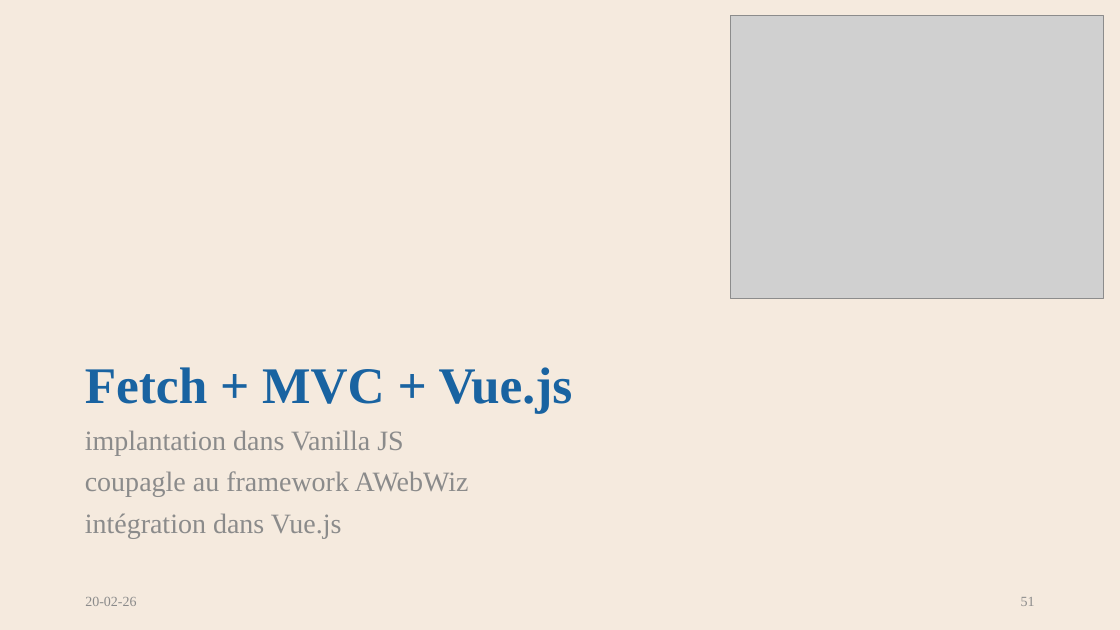
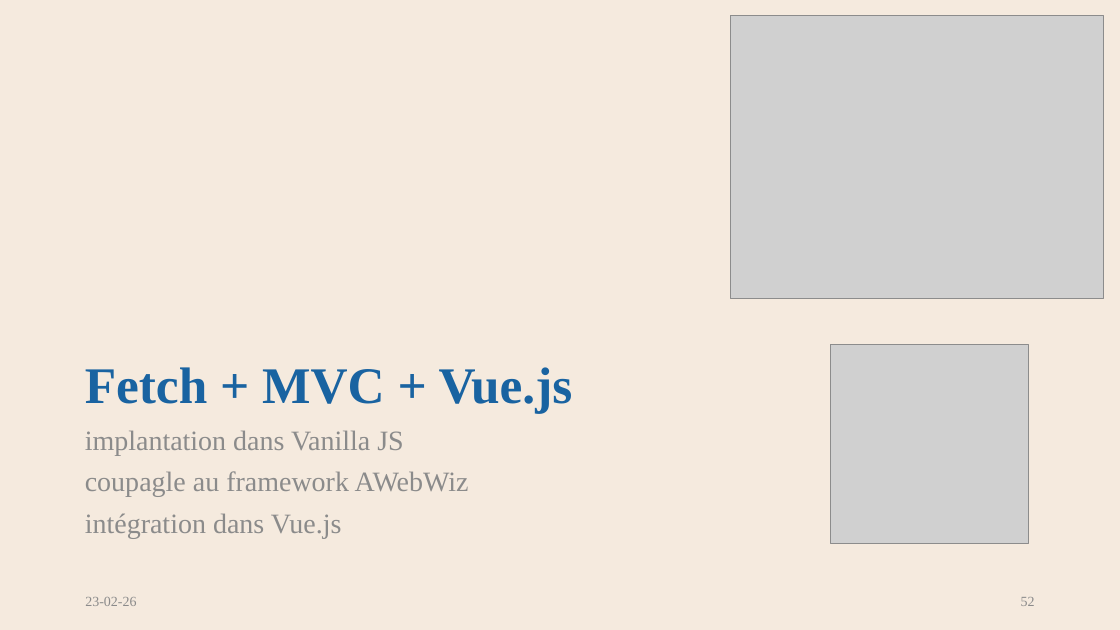
Before and after one commit to AlainWafflard/4IPW3, a slide deck: slide 52 of syllabus/27_requête_asynchrone/syllabus_27_async.pptx (slide 51 before the commit). Drawn at 1120x630 pixels with LibreOffice and Linux fonts; fonts in the diff are those of the drawing; grey boxes stand for pictures; background and template pictures are left out. Boxes give left, top, right and bottom in pixels: in the first picture for what was removed or moved away, otherwise in the second. Text is boxed around its words. In the diff, an @@ line names an element or a change of style, - is before the commit and + after.

Commit message:
2026/02/23 : - update chap 13, 22, 25, 27 - add AWebWiz framework with Fetch

```diff
--- a/syllabus/27_requête_asynchrone/syllabus_27_async.pptx
+++ b/syllabus/27_requête_asynchrone/syllabus_27_async.pptx
@@ picture added at (830,344,1028,543) @@
@@ text at (85,597,136,606): text changed @@
-20-02-26
+23-02-26
@@ page number at (1021,597,1035,606): text changed @@
-51
+52
```
Also in this commit, not shown: 27 other slides changed, 1 slide added, 13 other files.
